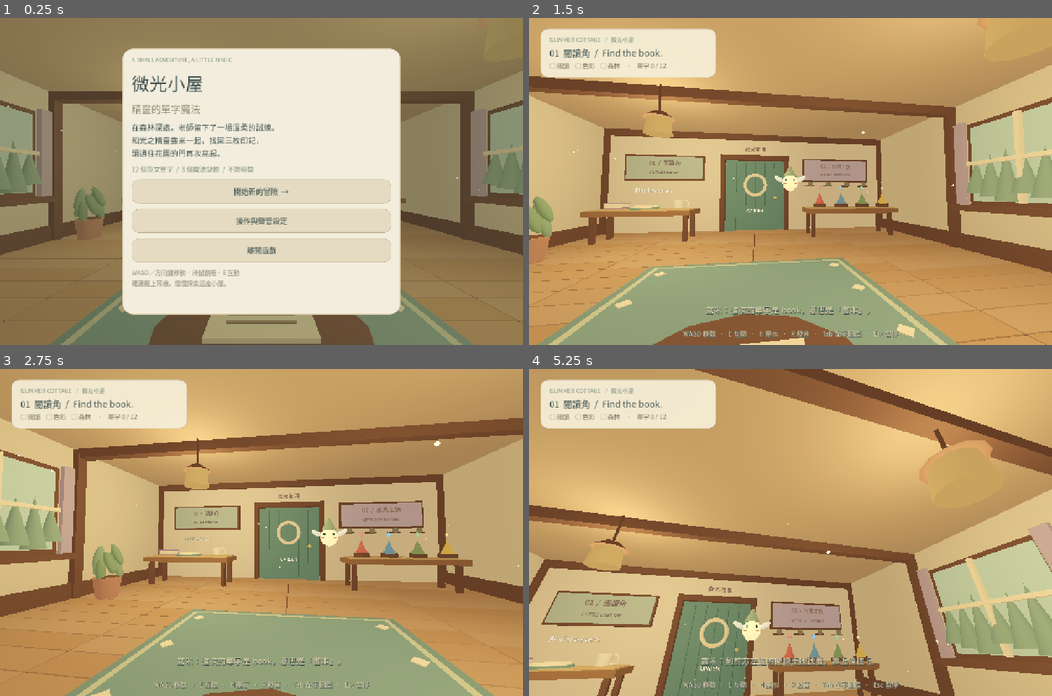
Above: before the commit, frames 1-4 (two rows, left to right).
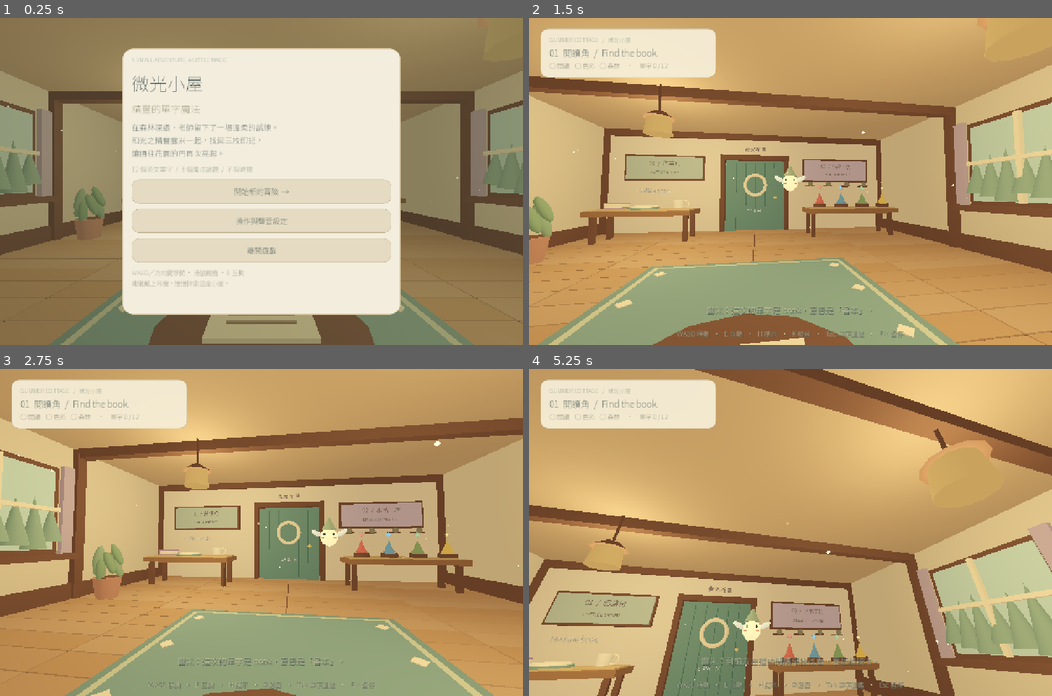
Above: after the commit, the same moments.

Repository: hs5743/game
Game: Godot game, scene res://main.tscn
The game is run twice, just before and just after one commit, with the same random seed, the same clock (stepped at 60 frames per second) and the same inputs. Sound files missing from this copy of the repository are replaced by a short silence.
Inputs (mouse positions are in pixels of both pictures, inside the frame that each line leads up to):
- Up to frame 1 (0.25 s): no input
- Up to frame 2 (1.5 s): click "開始新的冒險 →" at 0.5 s; tap Enter at 1.25 s; move the mouse to (816, 181) at 1.27 s; hold W (forward) from 1.28 s (still down); hold H (hint) from 1.28 s (still down)
- Up to frame 3 (2.75 s): keep holding W (forward); move the mouse to (235, 532) at 2.02 s; release H (hint) at 2.03 s; tap E (interact) at 2.1 s
- Up to frame 4 (5.25 s): tap Space at 2.75 s; move the mouse to (800, 525) at 2.77 s; hold Tab (journal) 2.78-3.5 s; release W (forward) at 3.5 s; click "回到小屋" at 3.5 s; move the mouse to (785, 539) at 4.27 s; hold W (forward) from 4.28 s (still down); tap R (repeat_word) at 4.35 s; move the mouse to (827, 535) at 5.02 s; hold H (hint) from 5.03 s (still down)

The runs differ from the first frame. In frame 1, 2.1% of the frame differs, in the area x 25-55%, y 12-83%; in frame 2, 1.4%; in frame 3, 1.3%; in frame 4, 1.5%.

Commit message:
Package Chinese font and complete audio assets; validate game before Pages deployment

Diff:
--- a/glimmer-cottage/game.gd
+++ b/glimmer-cottage/game.gd
@@ -8,6 +8,7 @@
 const WOOD = Color("715343")
 const CREAM = Color("f2e1b8")
 const INK = Color("374b49")
+const BUNDLED_FONT: Font = preload("res://fonts/NotoSansTC.ttf")
 
 var player: CharacterBody3D
 var camera: Camera3D
@@ -150,13 +151,7 @@
 	return label
 
 func _font() -> Font:
-	if ResourceLoader.exists("res://fonts/NotoSansTC.ttf"):
-		var bundled = load("res://fonts/NotoSansTC.ttf")
-		if bundled is Font:
-			return bundled
-	var font = SystemFont.new()
-	font.font_names = PackedStringArray(["Microsoft JhengHei", "Noto Sans CJK TC", "Arial"])
-	return font
+	return BUNDLED_FONT
 
 func interact(id: String, pos: Vector3, size: Vector3) -> Node3D:
 	var root = Node3D.new()
Binary file added: glimmer-cottage/fonts/NotoSansTC.ttf
Not shown, added: glimmer-cottage/fonts/OFL.txt
Not shown, changed: .github/workflows/deploy-glimmer-cottage.yml
Not shown, changed: glimmer-cottage/README.md
Not shown, added: glimmer-cottage/audio/ambience.wav
Not shown, added: glimmer-cottage/audio/apple.wav
Not shown, added: glimmer-cottage/audio/bird.wav
Not shown, added: glimmer-cottage/audio/blue.wav
Not shown, added: glimmer-cottage/audio/book.wav
Not shown, added: glimmer-cottage/audio/cat.wav
Not shown, added: glimmer-cottage/audio/cup.wav
Not shown, added: glimmer-cottage/audio/door.wav
(and 8 more such lines)
